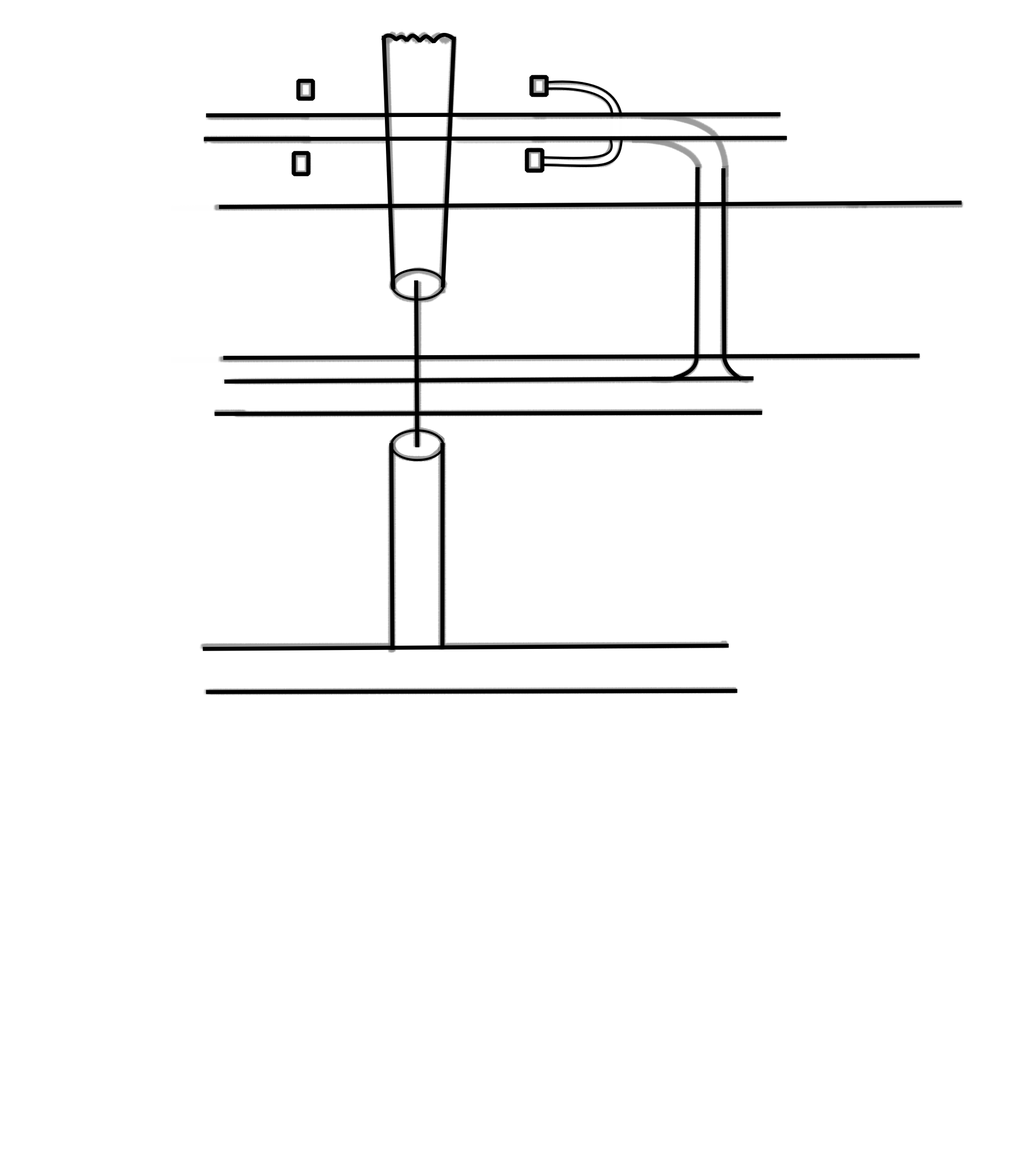
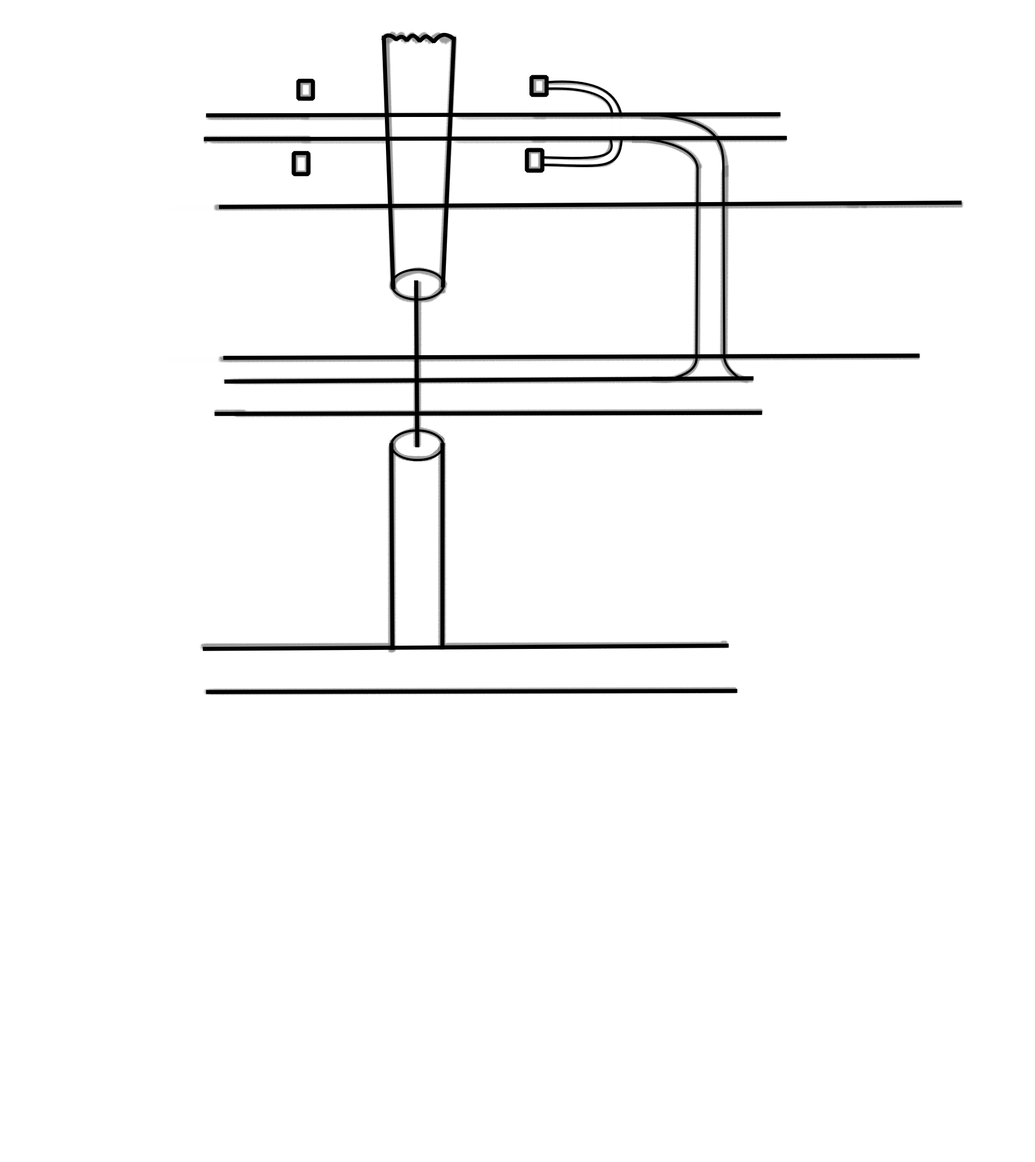
Layer changes from the first 1035 × 1162 image to the second:
pixels changed over [632, 116, 742, 382] (layer not identified)
